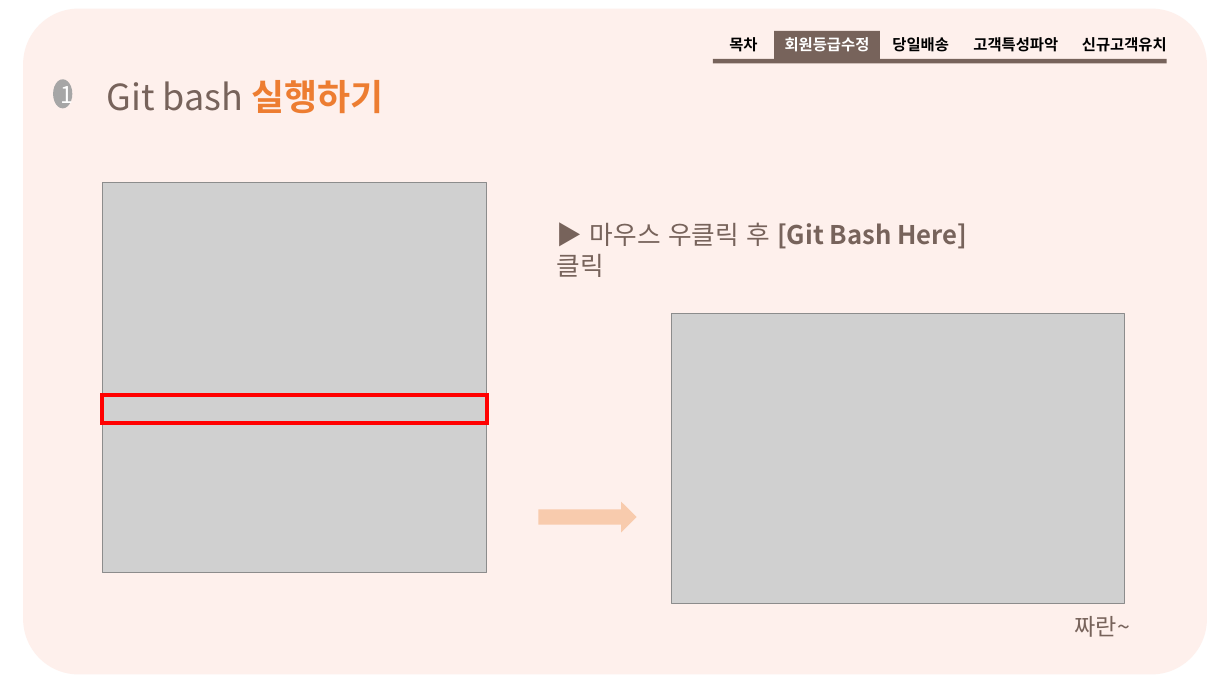
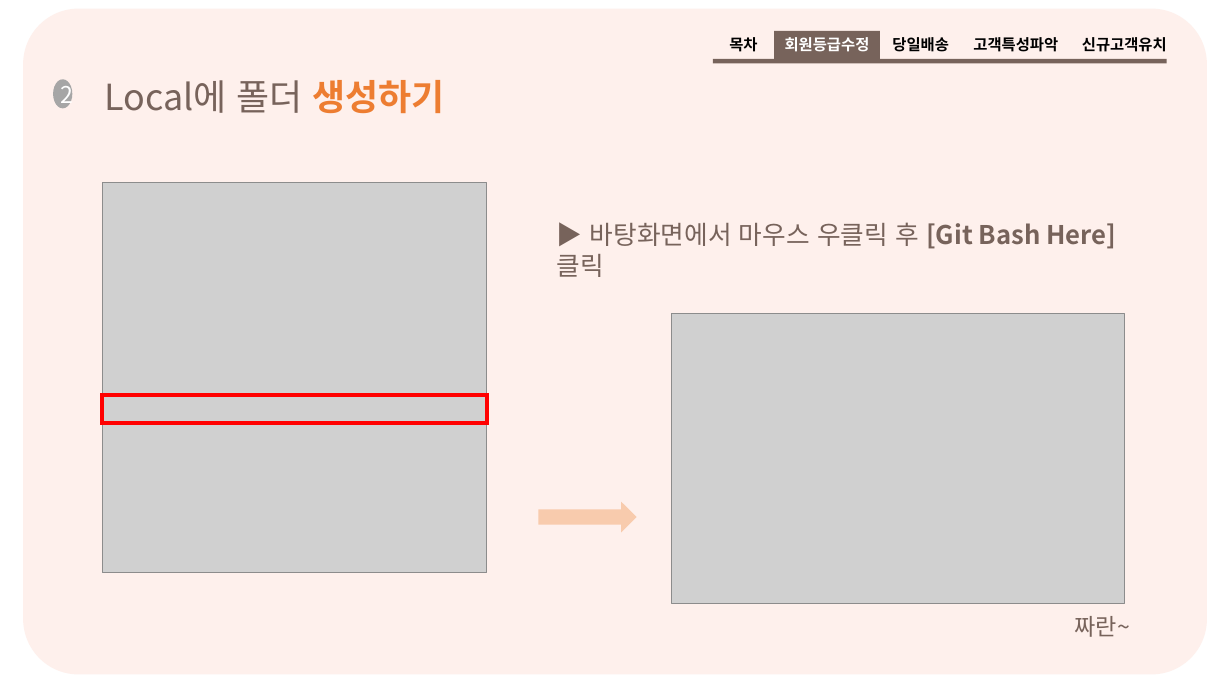
Before and after one commit to hw79chopin/YBIGTA-lecture-note, a slide deck: slide 15 of git,github/Git_Github_practice.pptx (slide 11 before the commit). Drawn at 1232x693 pixels with LibreOffice and Linux fonts; fonts in the diff are those of the drawing; grey boxes stand for pictures. Boxes give left, top, right and bottom in pixels: in the first picture for what was removed or moved away, otherwise in the second. Text is boxed around its words. In the diff, an @@ line names an element or a change of style, - is before the commit and + after.

```diff
--- a/git,github/Git_Github_practice.pptx
+++ b/git,github/Git_Github_practice.pptx
@@ text in ellipse at [60, 79, 73, 108]: text changed @@
-1
+2
@@ text at [105, 80, 445, 113]: text changed @@
-Git bash 실행하기
+Local에 폴더 생성하기
@@ text at [557, 222, 1117, 277]: text changed; bold off @@
-▶ 마우스 우클릭 후 [Git Bash Here] 클릭
+▶ 바탕화면에서 마우스 우클릭 후 [Git Bash Here] 클릭
```
Also in this commit, not shown: 4 other slides changed, 5 slides added, 1 slide removed.
